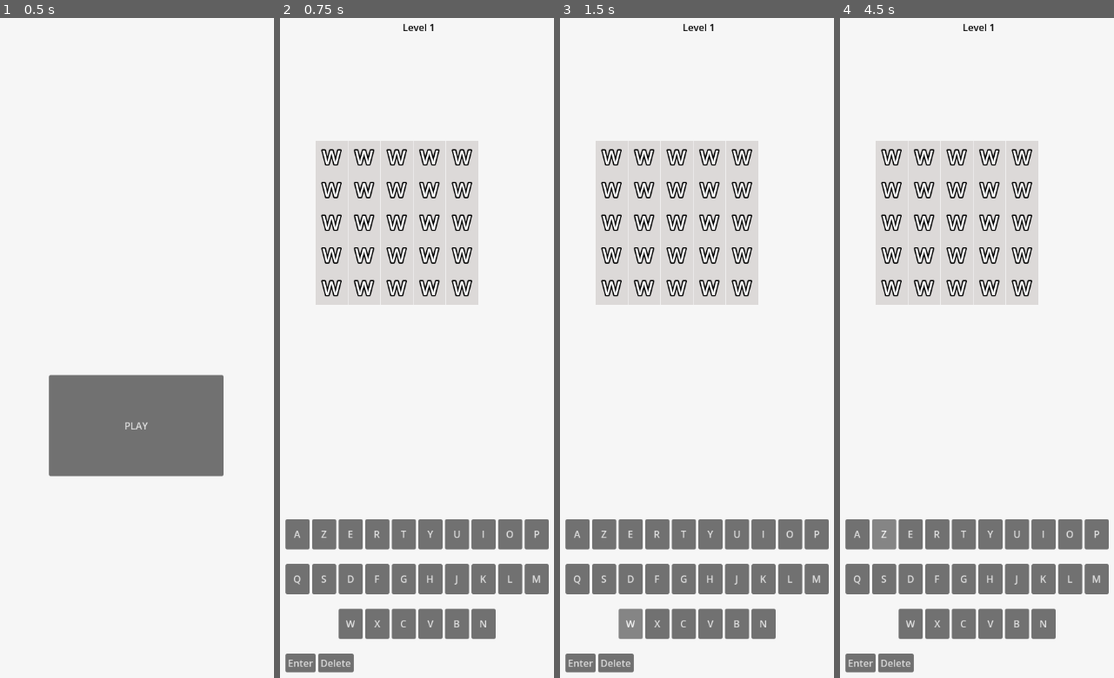
Above: before the commit, frames 1-4 (left to right).
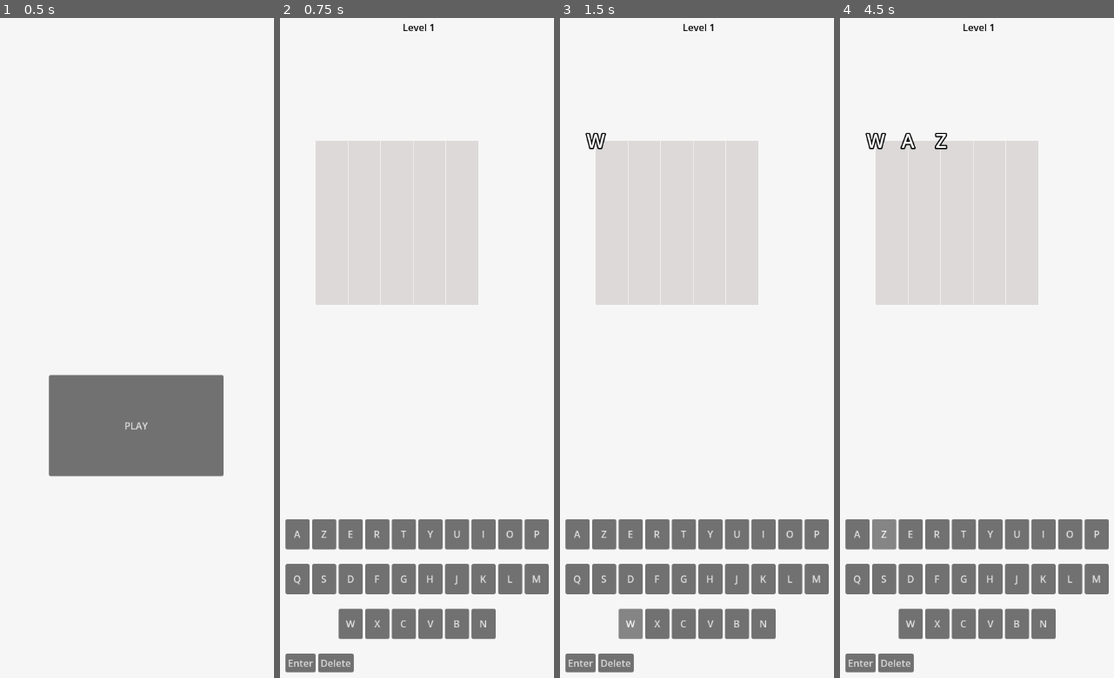
Above: after the commit, the same moments.

Repository: Alex-Onceanu/IGRWordle
Game: Godot game, scene res://main.tscn
The game is run twice, just before and just after one commit, with the same random seed, the same clock (stepped at 60 frames per second) and the same inputs.
Inputs:
- Up to frame 1 (0.5 s): no input
- Up to frame 2 (0.75 s): click "PLAY" at 0.5 s
- Up to frame 3 (1.5 s): click "W" at 1.25 s
- Up to frame 4 (4.5 s): click "Enter" at 2 s; click "Enter" at 2.75 s; click "A" at 3.5 s; click "Z" at 4.25 s

Frame 1 is identical in both runs. In frame 2, 3.4% of the frame differs, in the area x 14-71%, y 19-43%; in frame 3, 3.5%; in frame 4, 3.7%, in the area x 9-71%, y 17-43%.
Error before the commit: Invalid assignment of property or key 'text' with value of type 'String' on a base object of type 'null instance'. (res://game/level/letter_box.gd:33)

Commit message:
Integrated the char animation into the game

Diff:
--- a/game/level/letter_box.gd
+++ b/game/level/letter_box.gd
@@ -30,7 +30,7 @@
 var letter : String = "~":
 	set(letter_v):
 		letter = letter_v.to_upper()
-		$Label.text = letter
+		$AnimatedChar.char = letter
 #endregion
 
 #region Private functions
@@ -40,6 +40,9 @@
 #endregion
 
 #region Public functions
+func animate() -> void:
+	$AnimatedChar.activate(0.0)
+
 ## Instantiates a LetterBox.
 ##
 ## [param letter]: The letter to show.
--- a/game/level/letter_box.tscn
+++ b/game/level/letter_box.tscn
@@ -14,11 +14,5 @@
 offset_right = 53.0
 offset_bottom = 55.0
 
-[node name="AnimatedChar" parent="." unique_id=1741495599 instance=ExtResource("2_qvapa")]
+[node name="AnimatedChar" parent="." unique_id=1376181817 instance=ExtResource("2_qvapa")]
 layout_mode = 0
-offset_left = 26.0
-offset_top = 27.0
-offset_right = 26.0
-offset_bottom = 27.0
-rotation_anim = null
-scale_anim = null
--- a/game/level/level.gd
+++ b/game/level/level.gd
@@ -44,9 +44,10 @@
 			return
 		var number_correct : int = 0
 		for j in range(len($GameState.current_string_guess)):
+			var letter_box : LetterBox = $Grid.get_cell($GameState.current_attempt, j)
+			letter_box.animate()
 			if ($GameState.current_string_guess[j] == $GameState.mystery_word[j]):
 				letters_mystery_word.erase($GameState.current_string_guess[j])
-				var letter_box : LetterBox = $Grid.get_cell($GameState.current_attempt, j)
 				letter_box.status = LetterBox.Status.CORRECT
 				var key : KeyboardKey = $Keyboard.get_key($GameState.current_string_guess[j])
 				var texture_rect : Button = key.find_child("Button")
@@ -54,17 +55,16 @@
 				number_correct+=1
 			elif ($GameState.current_string_guess[j] in letters_mystery_word):
 				letters_mystery_word.erase($GameState.current_string_guess[j])
-				var letter_box : LetterBox = $Grid.get_cell($GameState.current_attempt, j)
 				letter_box.status = LetterBox.Status.MISPLACED
 				var key : KeyboardKey = $Keyboard.get_key($GameState.current_string_guess[j])
 				var texture_rect : Button = key.find_child("Button")
 				texture_rect.modulate = Color(0.0, 0.698, 0.0, 1.0)
 			else :
-				var letter_box : LetterBox = $Grid.get_cell($GameState.current_attempt, j)
 				letter_box.status = LetterBox.Status.WRONG
 				var key : KeyboardKey = $Keyboard.get_key($GameState.current_string_guess[j])
 				var texture_rect : Button = key.find_child("Button")
 				texture_rect.modulate = Color(0.273, 0.273, 0.273, 1.0)
+			await get_tree().create_timer(0.2).timeout
 		if (number_correct == $Grid.grid_size.y):
 			on_winning_do()
 			return
--- a/game/power_up/animated_char.gd
+++ b/game/power_up/animated_char.gd
@@ -3,6 +3,9 @@
 #to change the duration or strength of the animation, change the curves
 @export var rotation_anim : Curve
 @export var scale_anim : Curve
+var char : String = "W":
+	set(v):
+		$Movable/Label.text = v
 
 func spring(t : float) -> void:
 	$Movable.rotation_degrees = rotation_anim.sample(t)
Not shown: 1 places in game/level/letter_box.tscn that only renumber resources
